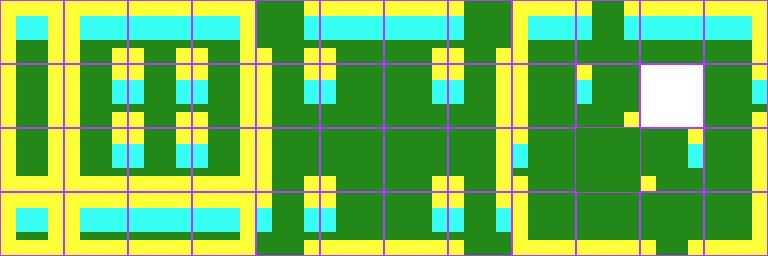
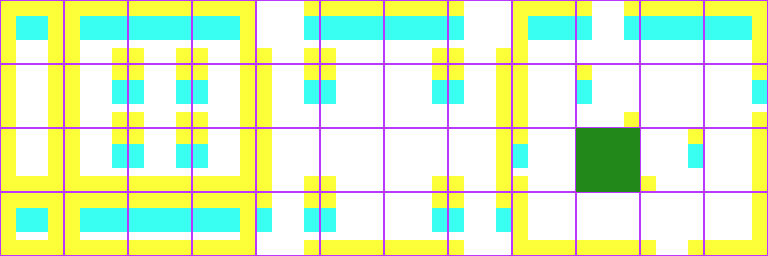
Layered file, before and after one edit (768x256). Changes by layer:
painted on "background" over box(16, 1, 767, 255)
